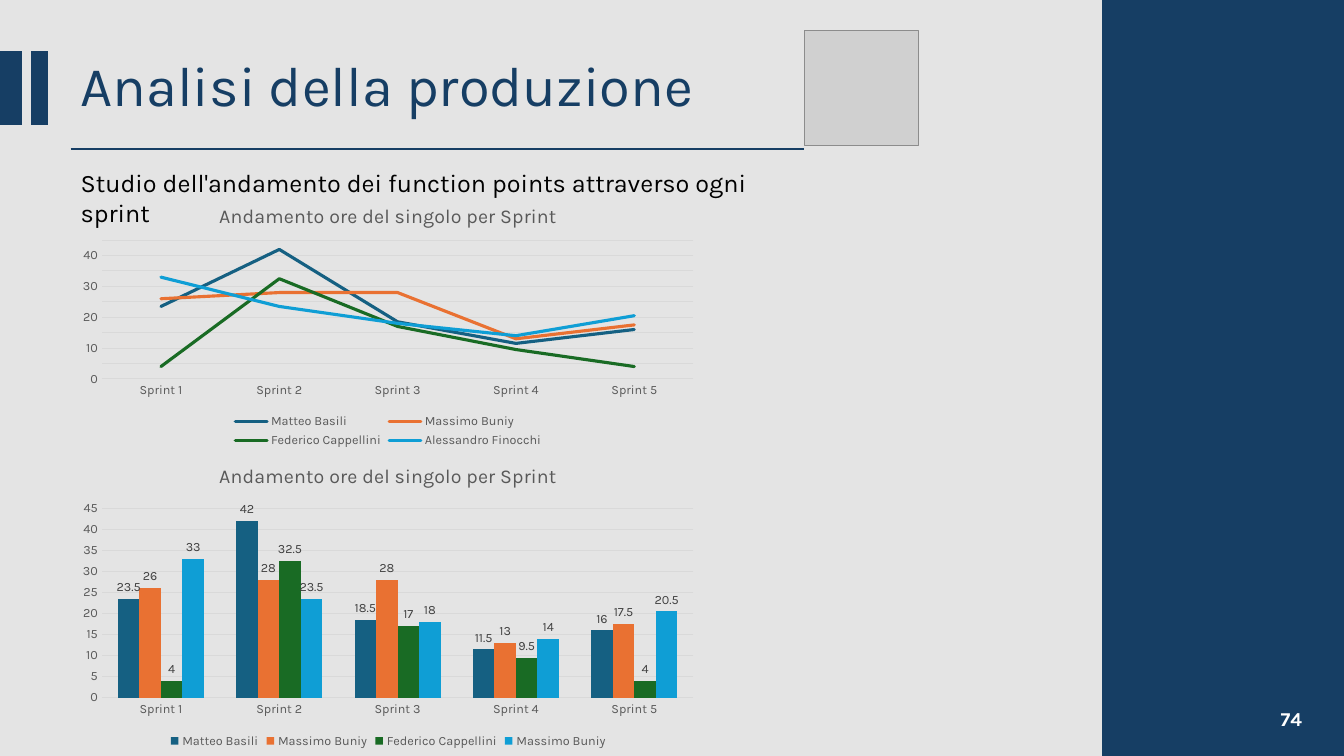
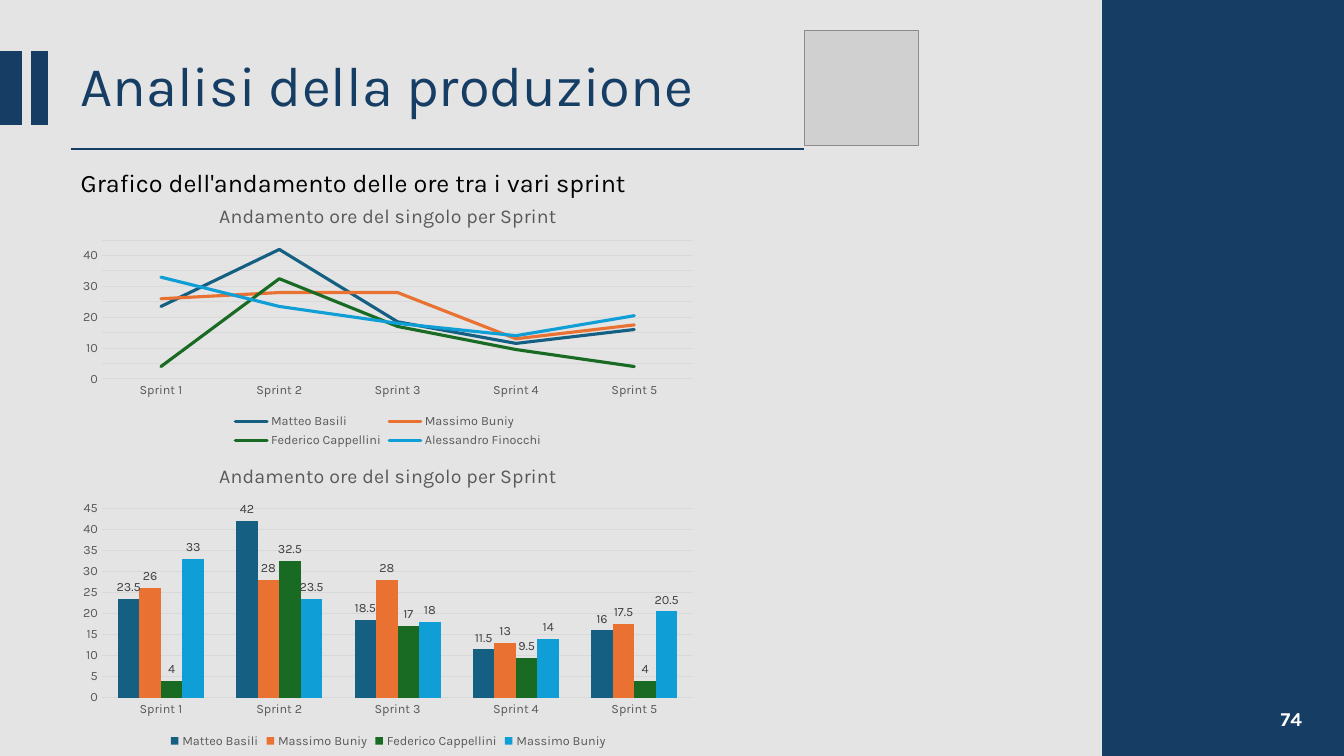
Before and after one commit to CSW-Teams/MS3-docs, a slide deck: slide 74 of teams_sprint_review/ShiftsHappen/Sprint 5/CSW Sprint 5.pptx. Drawn at 1344x756 pixels with LibreOffice and Linux fonts; fonts in the diff are those of the drawing; grey boxes stand for pictures. Boxes give left, top, right and bottom in pixels: in the first picture for what was removed or moved away, otherwise in the second. Text is boxed around its words. In the diff, an @@ line names an element or a change of style, - is before the commit and + after.

Commit message:
Update slides Sprint 5

```diff
--- a/teams_sprint_review/ShiftsHappen/Sprint 5/CSW Sprint 5.pptx
+++ b/teams_sprint_review/ShiftsHappen/Sprint 5/CSW Sprint 5.pptx
@@ text at (81,174,625,198): text changed @@
-Studio dell'andamento dei function points attraverso ogni sprint
+Grafico dell'andamento delle ore tra i vari sprint
```
Also in this commit, not shown: 1 other file.
